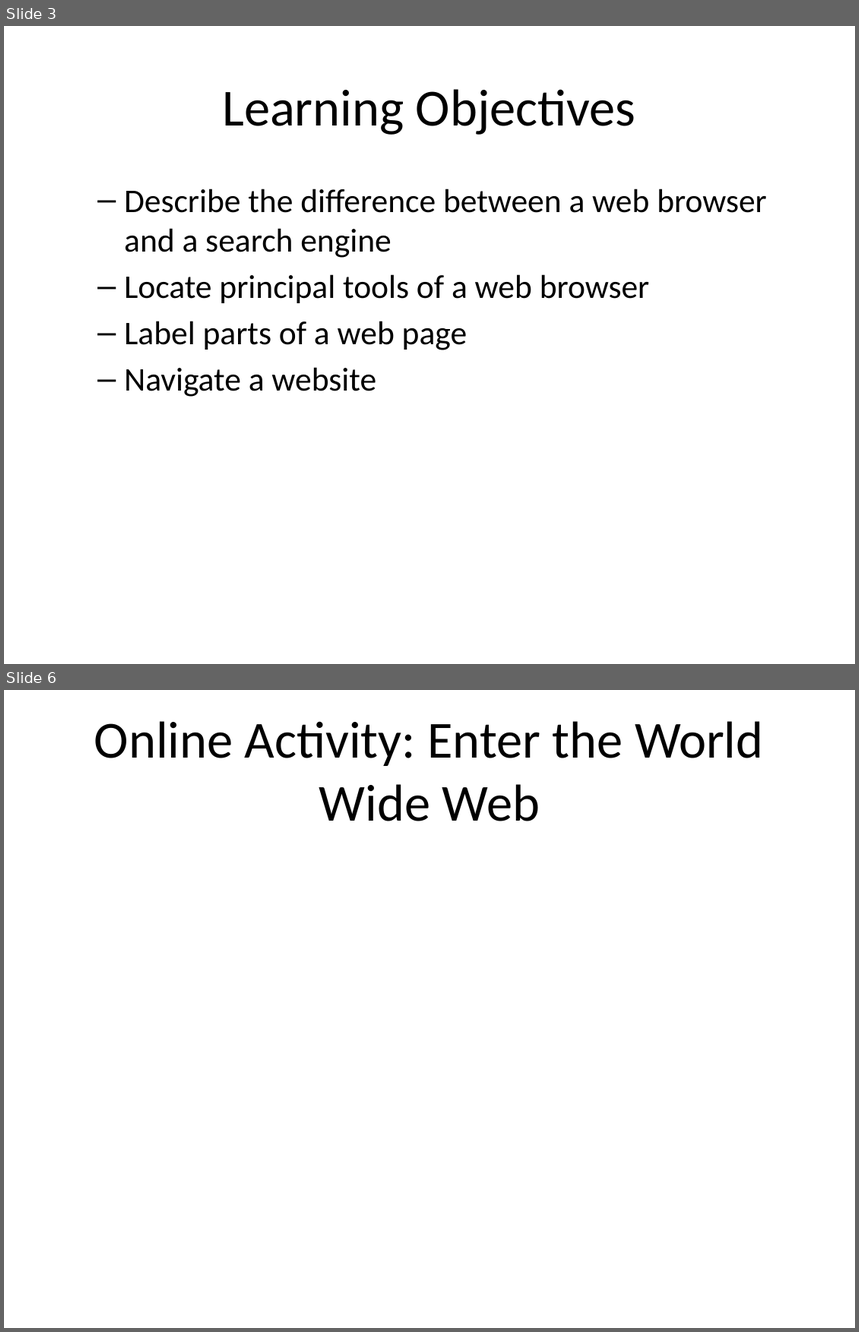
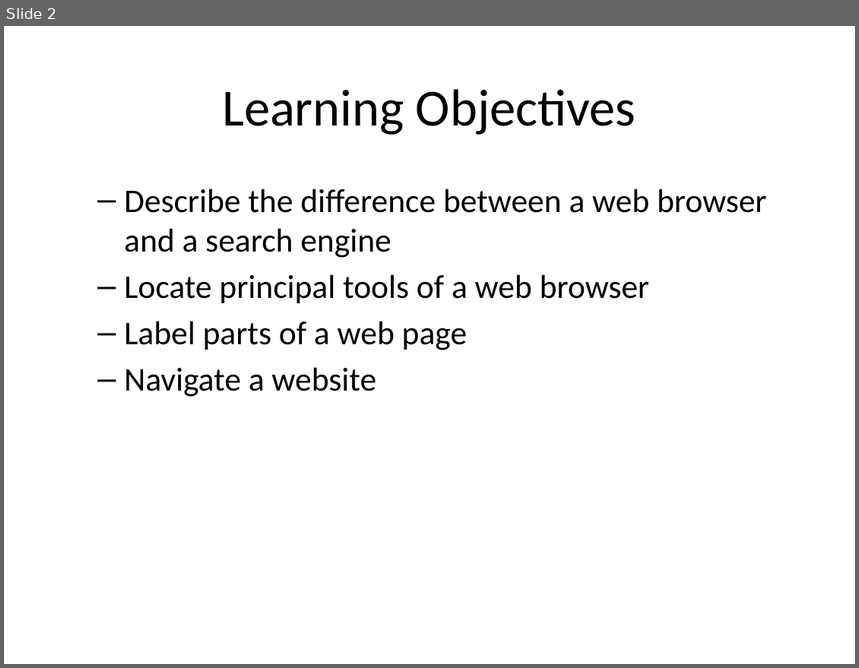
Before and after one commit to mr-eggleton/web-lit-core, a slide deck: powerpoints/03-make-friends-with-your-browser.pptx. Shown one above the other, each under a label of ours: slides 3 and 6 before the commit, slide 2 after it; the slides between them are not shown. The pictures are 859x1332 and 859x668 pixels, drawn with LibreOffice and Linux fonts; fonts in the diff are those of the drawing. Boxes give left, top, right and bottom in pixels: in the first picture for what was removed or moved away, otherwise in the second. Text is boxed around its words. In the diff, an @@ line names an element or a change of style, - is before the commit and + after.

```diff
--- a/powerpoints/03-make-friends-with-your-browser.pptx
+++ b/powerpoints/03-make-friends-with-your-browser.pptx
@@ slide 6 removed at (x1=4, y1=690, x2=855, y2=1328), background #FFFFFF @@
@@ title removed at (x1=94, y1=721, x2=764, y2=821) @@
-Online Activity: Enter the World Wide Web
@@ what was slide 3 is now slide 2 @@
```
Also in this commit, not shown: 3 slides changed, 3 slides added, 1 other slide removed, 3 other files.
